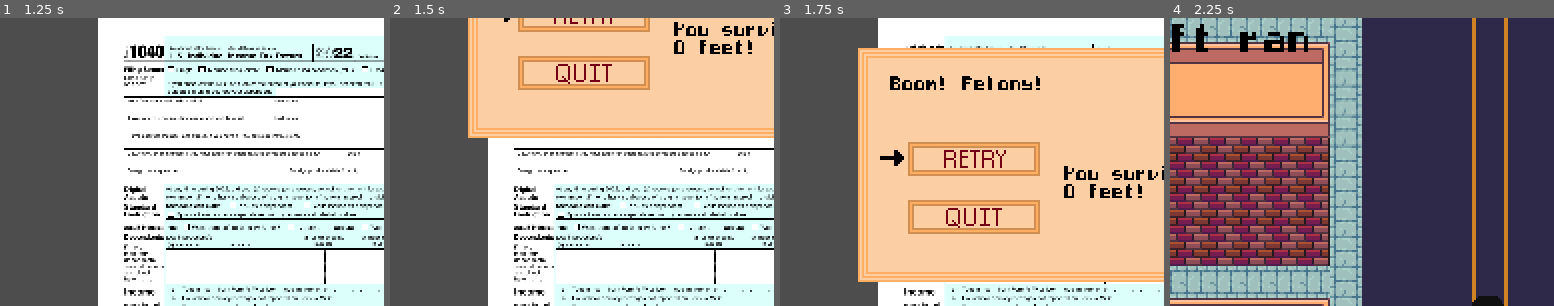
Above: before the commit, frames 1-4 (left to right).
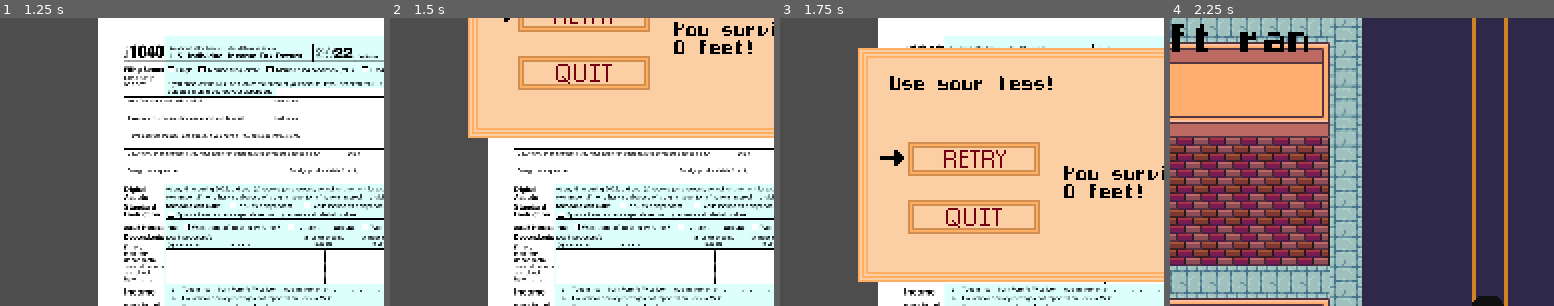
Above: after the commit, the same moments.

Repository: KaylaPuig/Hackabull-2023
Game: Godot game, scene res://Game OVer.tscn
Two runs of this game, one before a commit and one after it. Both use one fixed random seed, a clock stepped at 60 frames per second and the inputs below. This scene is started directly instead of the project's main scene.
Inputs:
- Up to frame 1 (1.25 s): tap Enter (ui_accept) at 0.5 s; hold Right (ui_right) from 0.53 s (still down); hold Enter (ui_accept) from 0.53 s (still down)
- Up to frame 2 (1.5 s): keep holding Right (ui_right); release Enter (ui_accept) at 1.28 s; tap Enter (ui_accept) at 1.35 s
- Up to frame 3 (1.75 s): keep holding Right (ui_right); tap Enter (ui_accept) at 1.52 s
- Up to frame 4 (2.25 s): tap Enter (ui_accept) at 1.82 s; release Right (ui_right) at 2.03 s; hold Left (ui_left) from 2.03 s (still down); hold Enter (ui_accept) from 2.03 s (still down)
The pictures show only the part of the screen within x 8-58%, y 0-50%; the shares and areas given below are measured in that part.

Frames 1-2 are identical in both runs. In frame 3, 0.6% of the frame differs, in the area x 29-71%, y 20-25%; in frame 4, nothing differs.

Commit message:
Added song and fixed construction worker bars being under player

Diff:
--- a/Construction Idiots.tscn
+++ b/Construction Idiots.tscn
@@ -79,16 +79,19 @@
 autoplay = "default"
 
 [node name="Bar" type="AnimatedSprite2D" parent="."]
+z_index = 1
 position = Vector2(2.08165e-12, -22)
 sprite_frames = SubResource("SpriteFrames_sgttm")
 autoplay = "default"
 
 [node name="Bar2" type="AnimatedSprite2D" parent="."]
+z_index = 1
 position = Vector2(2.08165e-12, -30)
 sprite_frames = SubResource("SpriteFrames_sgttm")
 autoplay = "default"
 
 [node name="Bar3" type="AnimatedSprite2D" parent="."]
+z_index = 1
 position = Vector2(2.08165e-12, -38)
 sprite_frames = SubResource("SpriteFrames_sgttm")
 autoplay = "default"
--- a/FunnyQuote.gd
+++ b/FunnyQuote.gd
@@ -5,7 +5,11 @@
 	"You can evade taxes, but you can't  evade me!",
 	"Hackabull 2023 Exclusive",
 	"Knightro would not be proud...",
-	"With great income comes great       incentive to lie."
+	"With great income comes great       incentive to lie.",
+	"Next time try fighting back!",
+	"Hide your assets!",
+	"Did you try sliding?",
+	"Use your legs!"
 ]
 
 # Called when the node enters the scene tree for the first time.
--- a/Run.gd
+++ b/Run.gd
@@ -15,6 +15,8 @@
 # Called when the node enters the scene tree for the first time.
 func _ready():
 	start_time_msec = Time.get_ticks_msec()
+	$Song.play()
+
 
 # Called every frame. 'delta' is the elapsed time since the previous frame.
 func _process(delta):
--- a/Run.tscn
+++ b/Run.tscn
@@ -1,7 +1,8 @@
-[gd_scene load_steps=16 format=3 uid="uid://b6m3myocy3rce"]
+[gd_scene load_steps=17 format=3 uid="uid://b6m3myocy3rce"]
 
 [ext_resource type="Script" path="res://Run.gd" id="1_7gxrf"]
 [ext_resource type="PackedScene" uid="uid://cx173mivxq2qh" path="res://Player.tscn" id="2_h4su4"]
+[ext_resource type="AudioStream" uid="uid://lu0ehofjg75d" path="res://assets/Music/TECHNO.wav" id="2_qu1fg"]
 [ext_resource type="Script" path="res://Infinite Road.gd" id="2_rbvid"]
 [ext_resource type="Texture2D" uid="uid://5ecntrh0ekrb" path="res://assets/player/player_shadow.png" id="3_jq4mk"]
 [ext_resource type="Texture2D" uid="uid://bp60fw4ojrsug" path="res://assets/markless_road.png" id="3_v0muw"]
@@ -31,6 +32,9 @@
 
 [node name="Run" type="Node2D"]
 script = ExtResource("1_7gxrf")
+
+[node name="Song" type="AudioStreamPlayer" parent="."]
+stream = ExtResource("2_qu1fg")
 
 [node name="invisible floor" type="StaticBody2D" parent="."]
 
